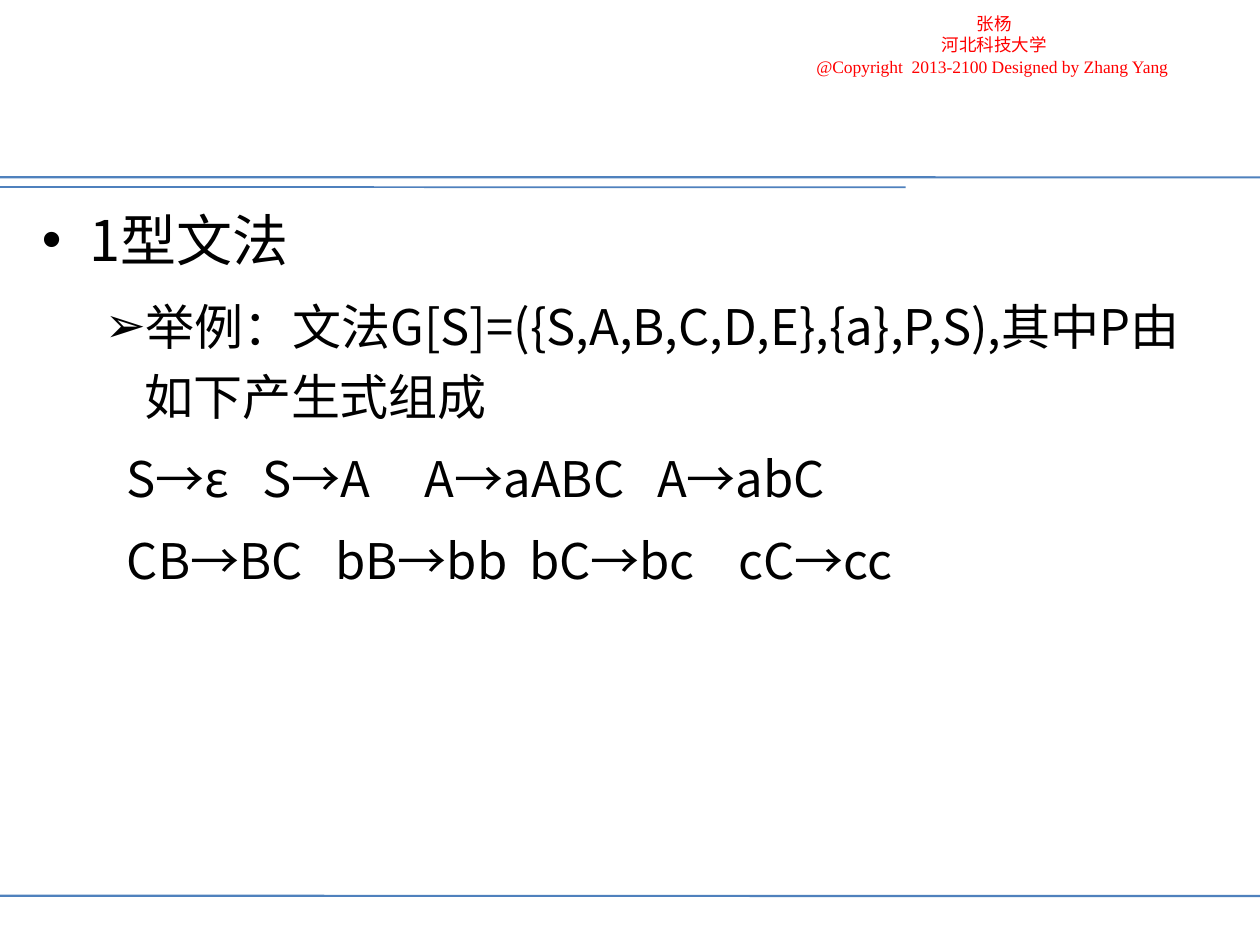
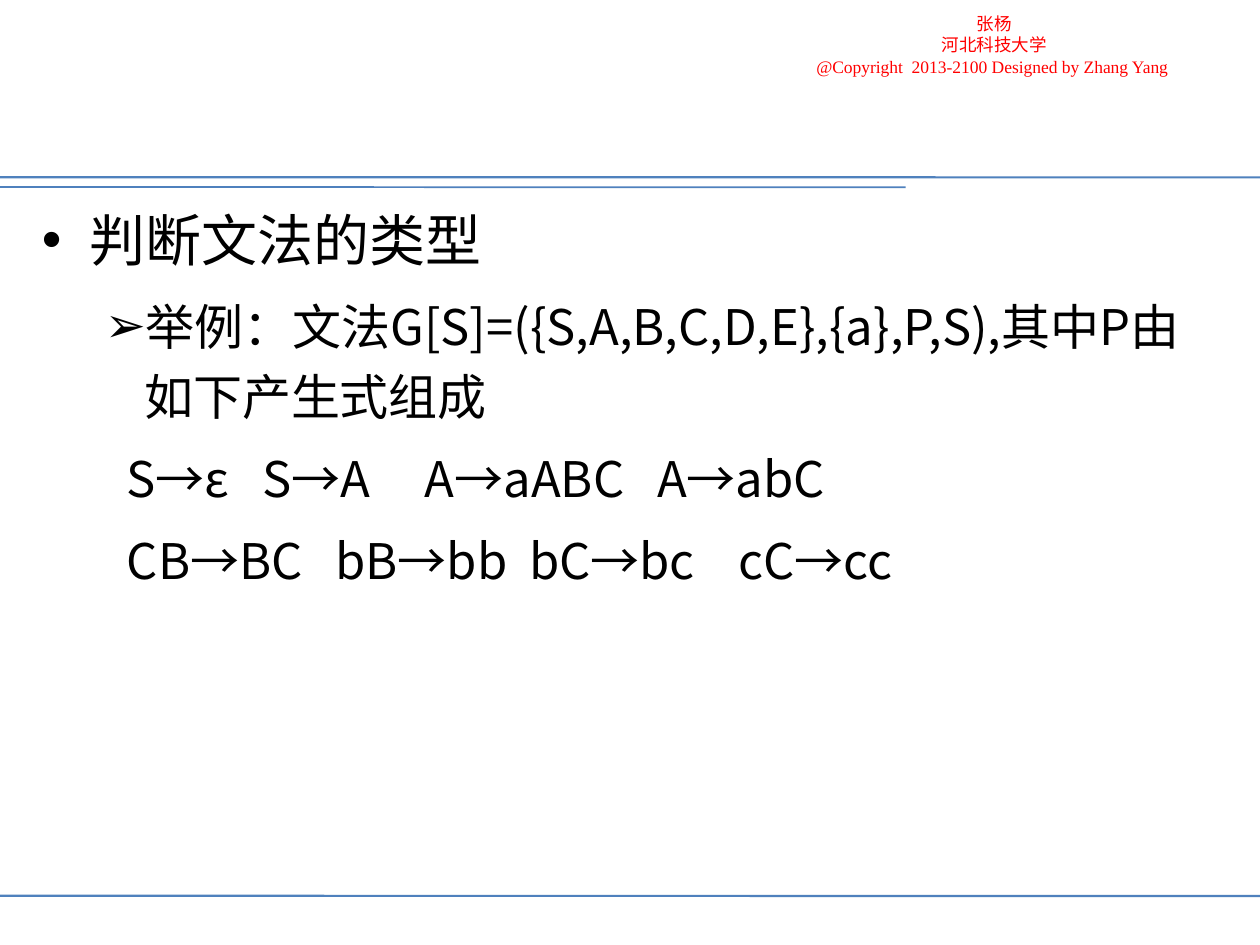
Before and after one commit to uzhangyang/uzhangyang.github.io, a slide deck: slide 22 of teaching/compiler/lessons/2-1.ppt (slide 20 before the commit). Drawn at 1260x945 pixels with LibreOffice and Linux fonts; fonts in the diff are those of the drawing; background and template pictures are left out. Boxes give left, top, right and bottom in pixels: in the first picture for what was removed or moved away, otherwise in the second. Text is boxed around its words. In the diff, an @@ line names an element or a change of style, - is before the commit and + after.

```diff
--- a/teaching/compiler/lessons/2-1.ppt
+++ b/teaching/compiler/lessons/2-1.ppt
@@ text at (89,213,481,266): text changed @@
-• 1型文法
+• 判断文法的类型
```
Also in this commit, not shown: 7 other slides changed, 14 other files.
